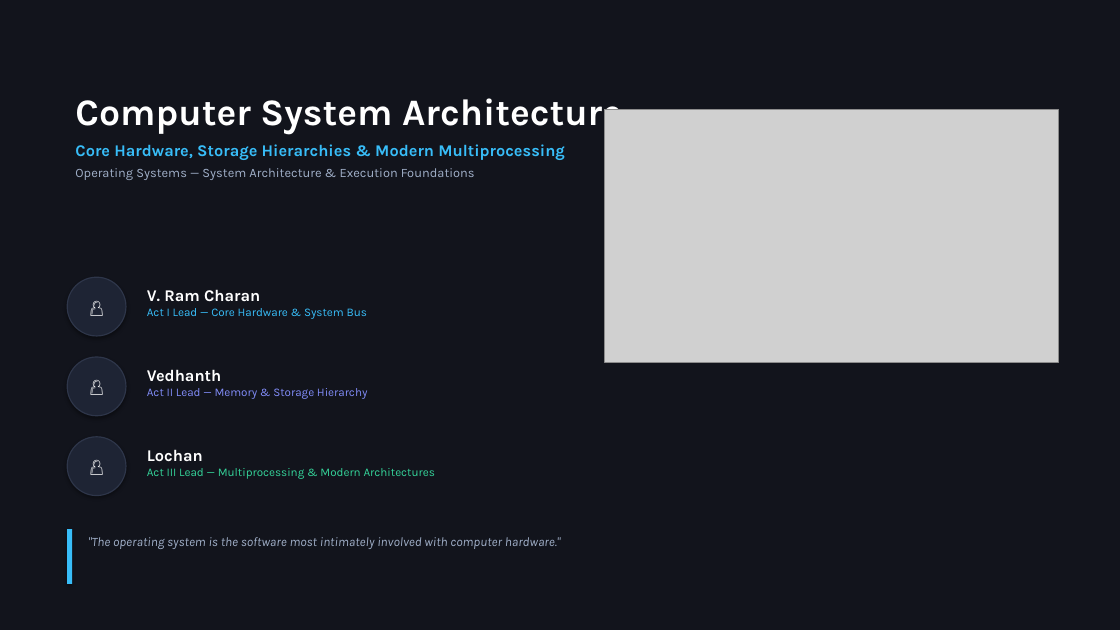
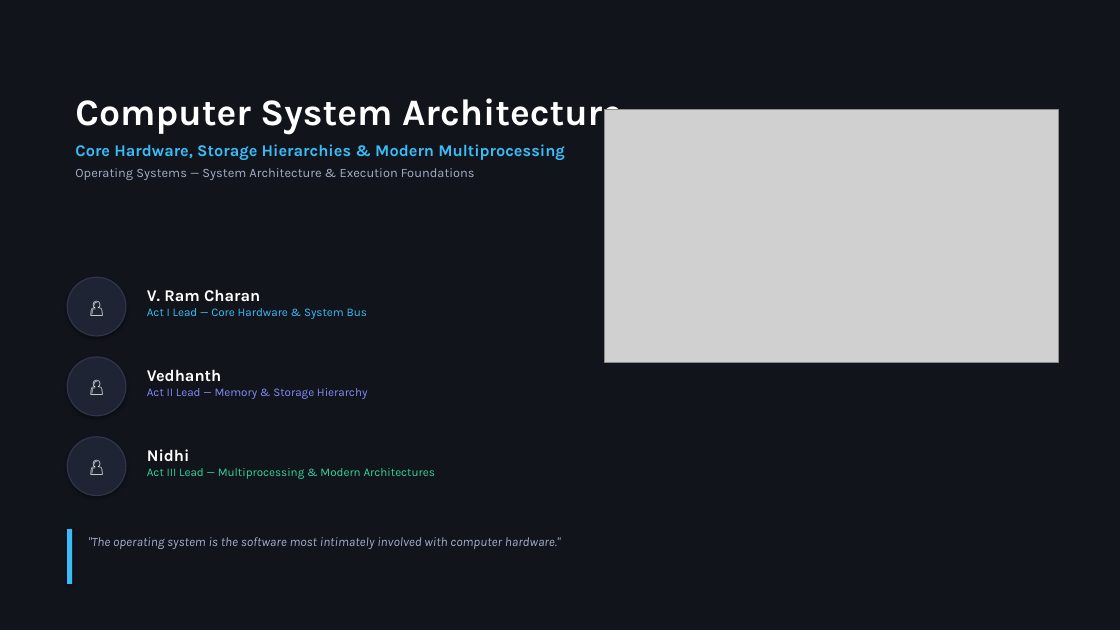
Before and after one commit to vangaramcharan2007-del/alfred, a slide deck: slide 1 of Computer_System_Architecture_OS.pptx. Drawn at 1120x630 pixels with LibreOffice and Linux fonts; fonts in the diff are those of the drawing; grey boxes stand for pictures. Boxes give left, top, right and bottom in pixels: in the first picture for what was removed or moved away, otherwise in the second. Text is boxed around its words. In the diff, an @@ line names an element or a change of style, - is before the commit and + after.

Commit message:
feat(presentation): assign Nidhi as Act III lead with exact user speech and slide content

```diff
--- a/Computer_System_Architecture_OS.pptx
+++ b/Computer_System_Architecture_OS.pptx
@@ background #FFFFFF to #12141C @@
@@ rectangle removed at (x1=0, y1=0, x2=1120, y2=630) @@
@@ text at (x1=147, y1=449, x2=190, y2=461): text changed @@
-Lochan
+Nidhi
```
Also in this commit, not shown: 14 other slides changed, 5 other files.
